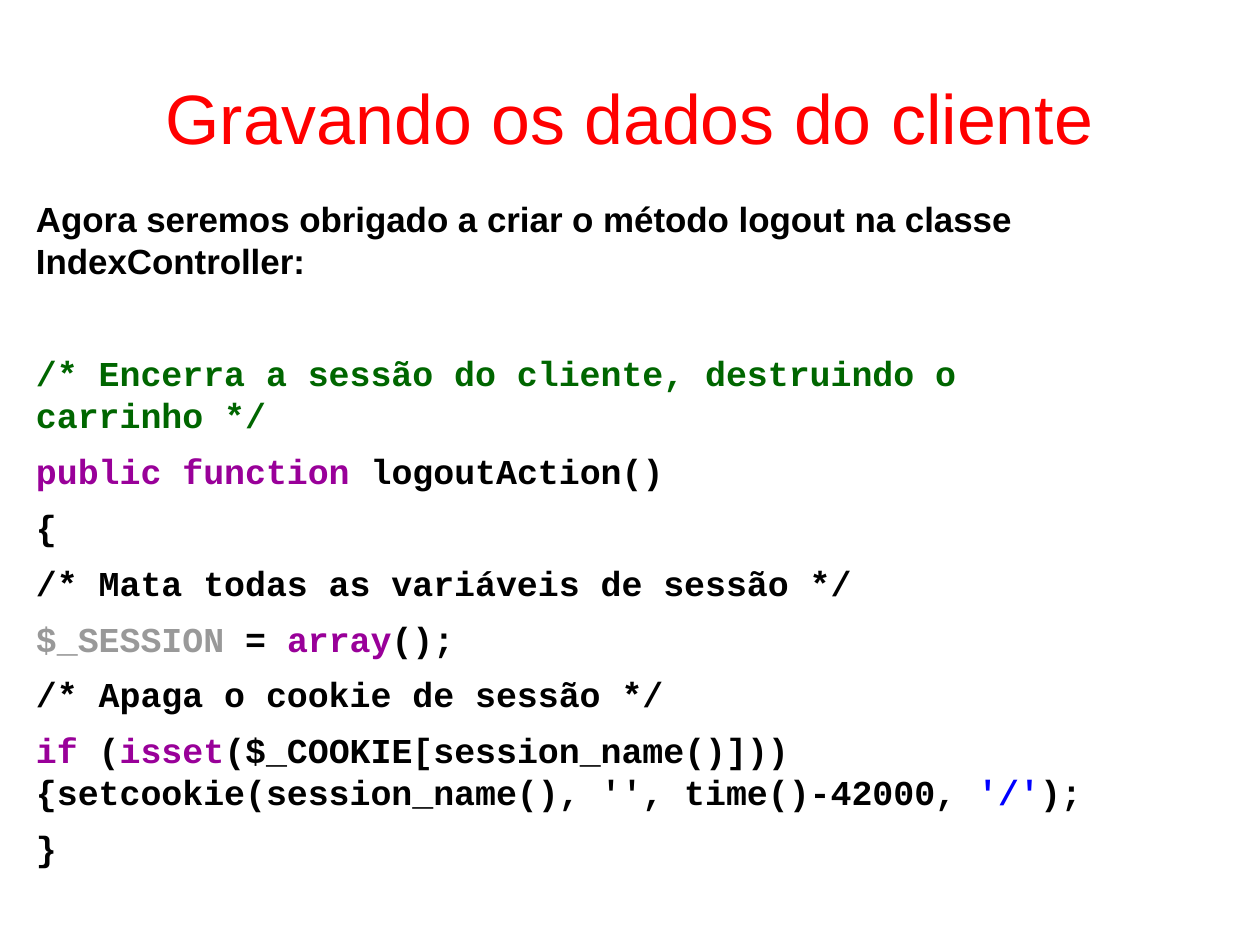
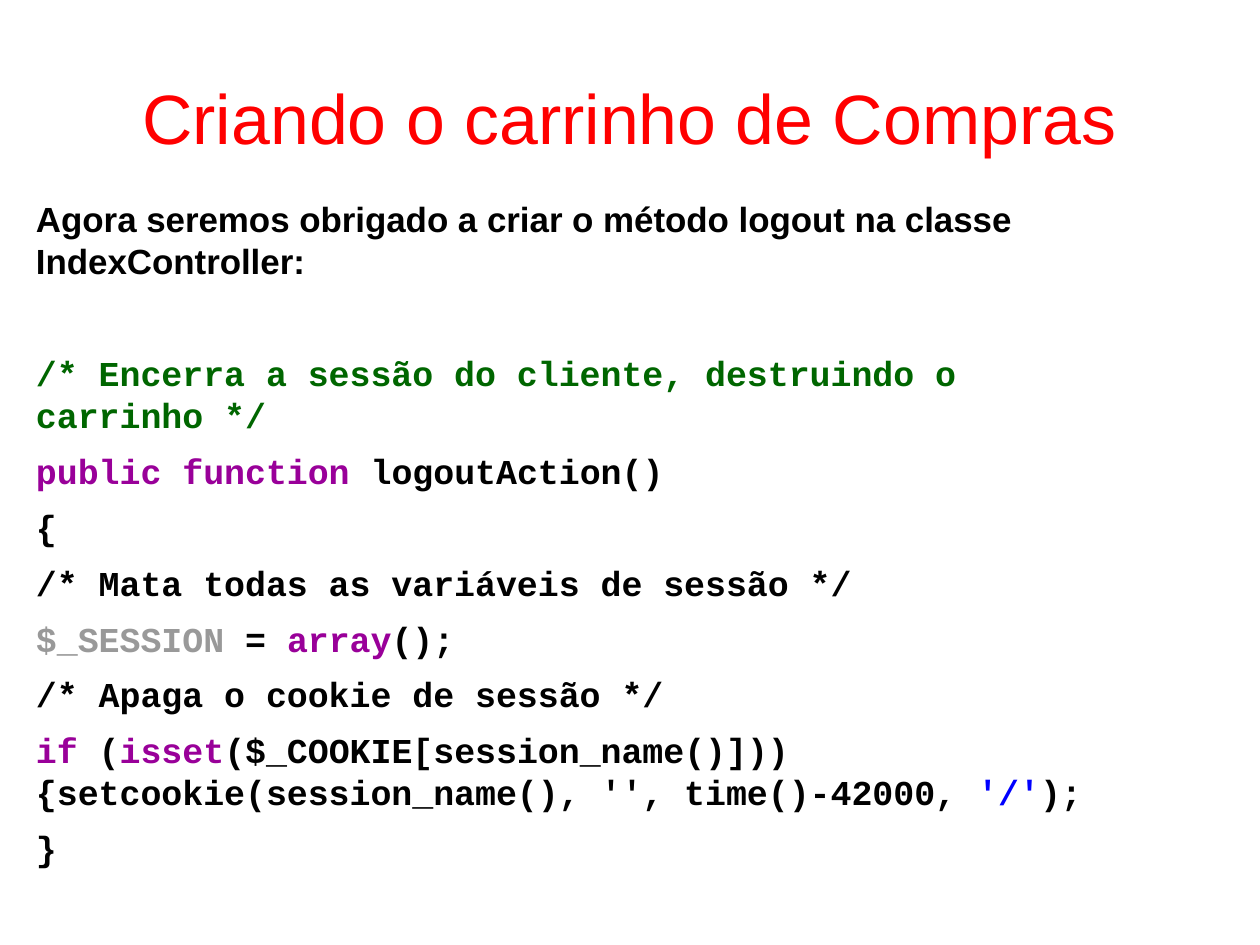
Before and after one commit to fgsl/lojasacme, a slide deck: slide 123 of docs/tutorial.odp. Drawn at 1260x945 pixels with LibreOffice and Linux fonts; fonts in the diff are those of the drawing. Boxes give left, top, right and bottom in pixels: in the first picture for what was removed or moved away, otherwise in the second. Text is boxed around its words. In the diff, an @@ line names an element or a change of style, - is before the commit and + after.

```diff
--- a/docs/tutorial.odp
+++ b/docs/tutorial.odp
@@ title at [142, 93, 1116, 157]: text changed @@
-Gravando os dados do cliente
+Criando o carrinho de Compras
```
Also in this commit, not shown: 62 other slides changed, 2 other files.
